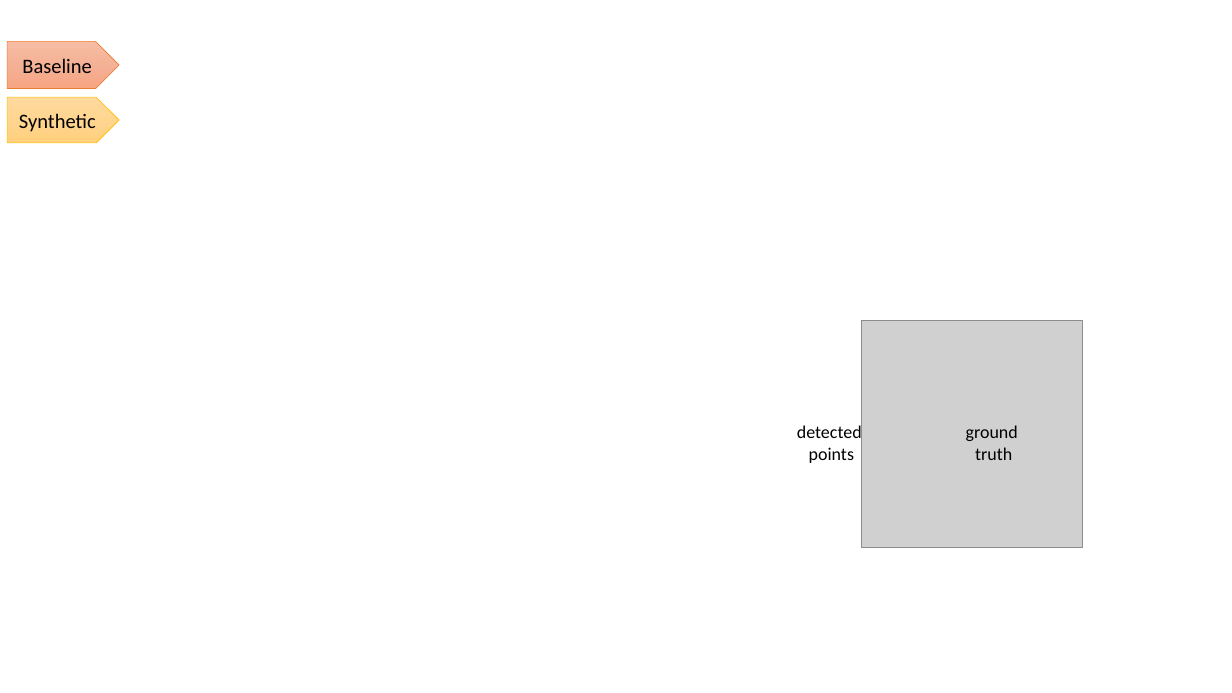
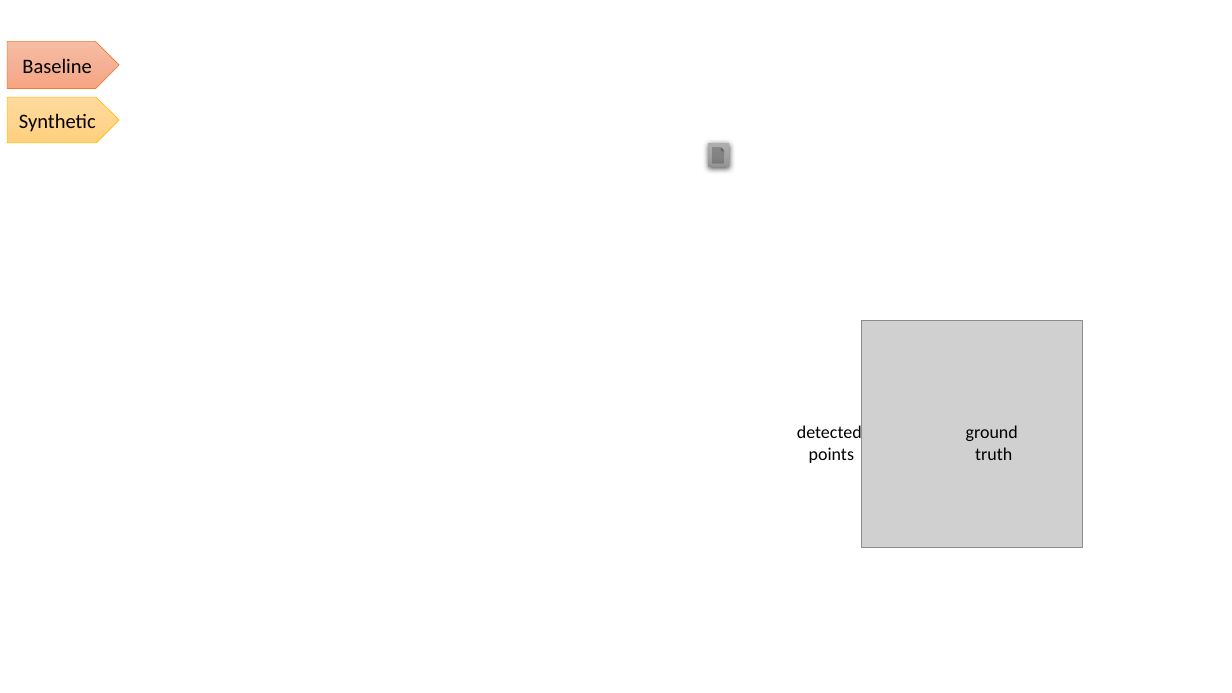
Before and after one commit to juneciel510/transient_identification, a slide deck: slide 48 of Transient_identification_LejunChen.pptx. Drawn at 1232x693 pixels with LibreOffice and Linux fonts; fonts in the diff are those of the drawing; grey boxes stand for pictures; background and template pictures are left out. Boxes give left, top, right and bottom in pixels: in the first picture for what was removed or moved away, otherwise in the second. Text is boxed around its words. In the diff, an @@ line names an element or a change of style, - is before the commit and + after.

```diff
--- a/Transient_identification_LejunChen.pptx
+++ b/Transient_identification_LejunChen.pptx
@@ action button document added at box(708, 143, 729, 167), fill gradient #AFAFAF to #A5A5A5 to #939393 @@
```
Also in this commit, not shown: 14 other slides changed, 4 slides added, 5 other files.
